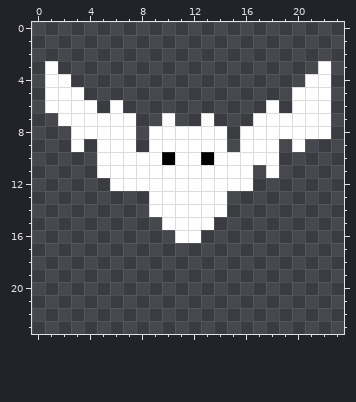
Pixel-art sprite: crawl/assets/bat.png. The first picture shows the starting point.
The file is 24x24 pixels.
After the commit:
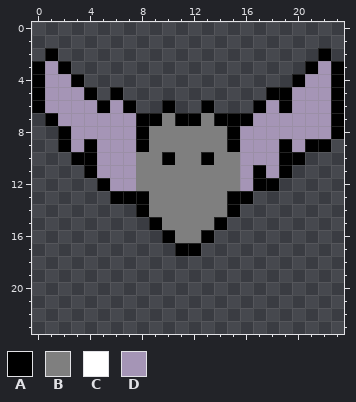
Palette (. is transparent): A #000000  B #7f7f7f  C #ffffff  D #a595b6
Difference:
Changed rows in their new state; - is an unchanged pixel.
first column x 0:
 2 -A--------------------A-
 3 ADA------------------ADA
 4 ADDA----------------ADDA
 5 ADDDA-A-----------AADDDA
 6 ADDDDADA--A--A---ADADDDA
 7 -ADDDDDDAABAABAAADDDDDDA
 8 --ADDDDDABBBBBBADDDDDDDA
 9 --ADADDDABBBBBBADDDADAA-
10 ---AADDDBB-BB-BBDDDAA---
11 ----ADDDBBBBBBBBDADA----
12 -----ADDBBBBBBBBDAA-----
13 ------AAABBBBBBAA-------
14 --------ABBBBBBA--------
15 ---------ABBBBA---------
16 ----------ABBA----------
17 -----------AA-----------
Boxes around the changes in both pictures, in picture pixels (x1, y1, x2, y2):
changed: (32, 48, 344, 256)
